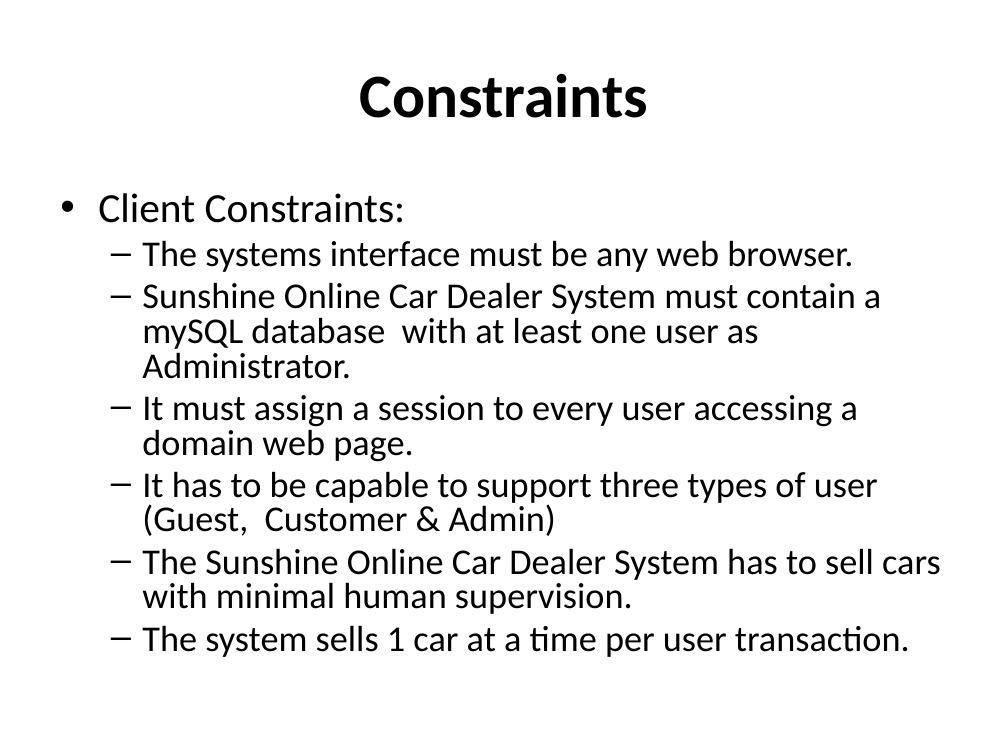
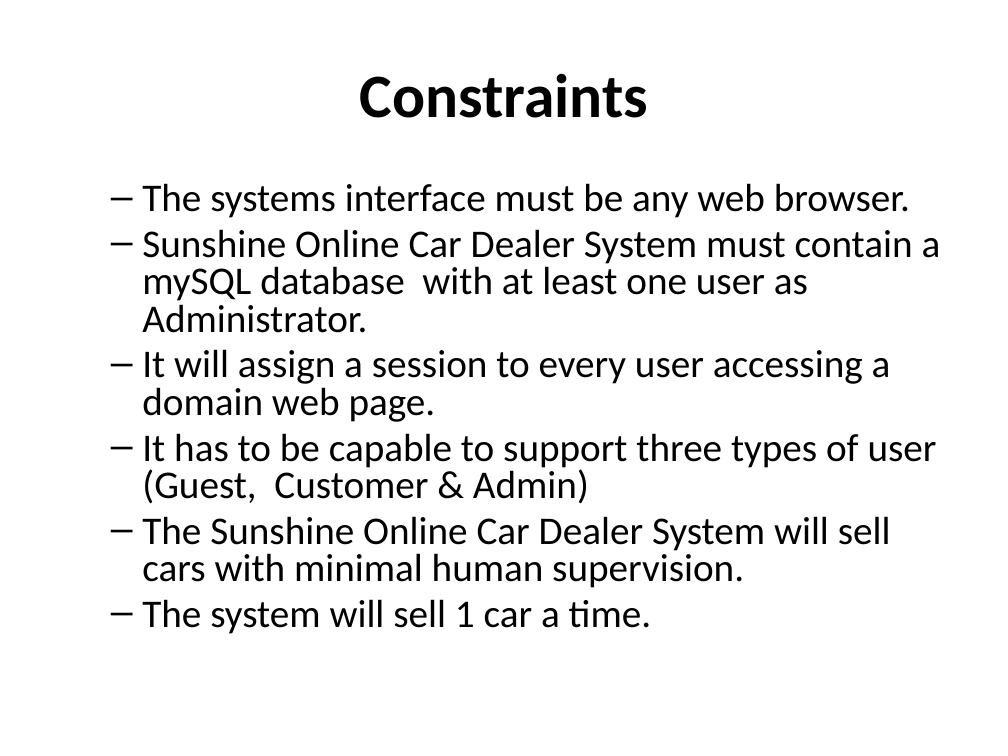
Before and after one commit to cen4010-onlinecardealer/docs, a slide deck: slide 5 of Online Car Dealer System.pptx (slide 6 before the commit). Drawn at 1008x756 pixels with LibreOffice and Linux fonts; fonts in the diff are those of the drawing. Boxes give left, top, right and bottom in pixels: in the first picture for what was removed or moved away, otherwise in the second. Text is boxed around its words. In the diff, an @@ line names an element or a change of style, - is before the commit and + after.

```diff
--- a/Online Car Dealer System.pptx
+++ b/Online Car Dealer System.pptx
@@ text at <box>98,193,406,223</box>: paragraph removed @@
-• Client Constraints:
@@ text at <box>142,183,941,504</box>: size 25.9 to 28 pt in "The systems interface must be any web ...", "Sunshine Online Car Dealer System must contain ...", "It has to be capable to support ..." @@
@@ text at <box>142,349,891,422</box>: text changed; size 25.9 to 28 pt @@
-  – It must assign a session to every user accessing a domain web page.
+  – It will assign a session to every user accessing a domain web page.
@@ text at <box>142,516,891,634</box>: text changed; size 25.9 to 28 pt @@
-  – The Sunshine Online Car Dealer System has to sell cars with minimal human supervision.
-  – The system sells 1 car at a time per user transaction.
+  – The Sunshine Online Car Dealer System will sell cars with minimal human supervision.
+  – The system will sell 1 car a time.
```
Also in this commit, not shown: 9 other slides changed, 1 slide removed.
